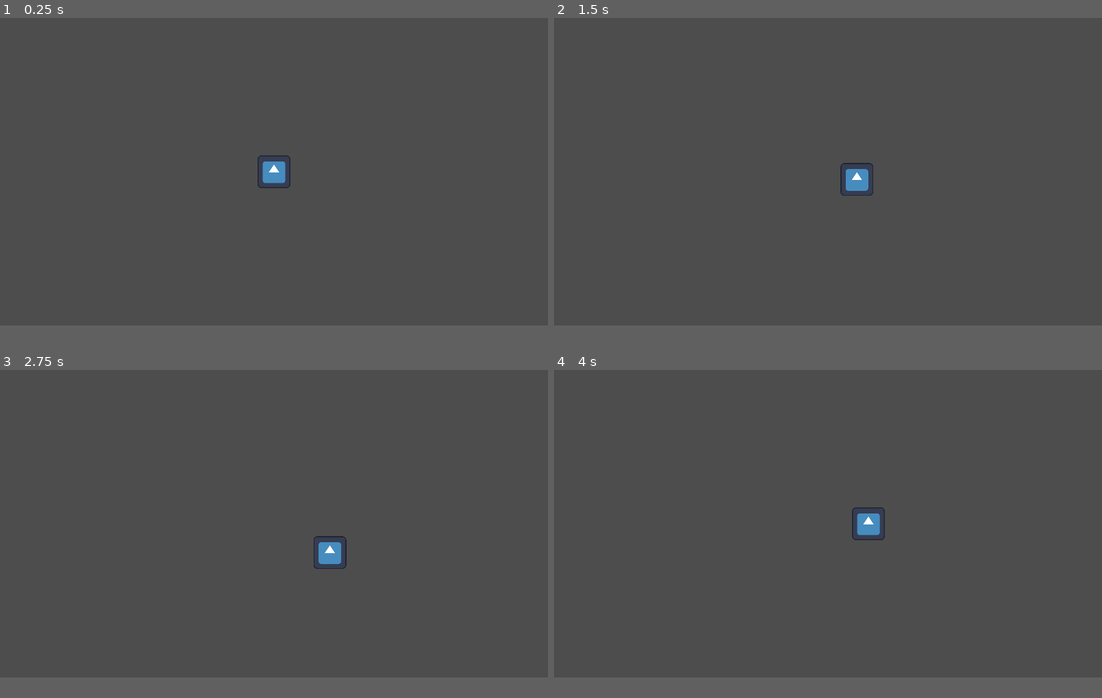
Above: before the commit, frames 1-4 (two rows, left to right).
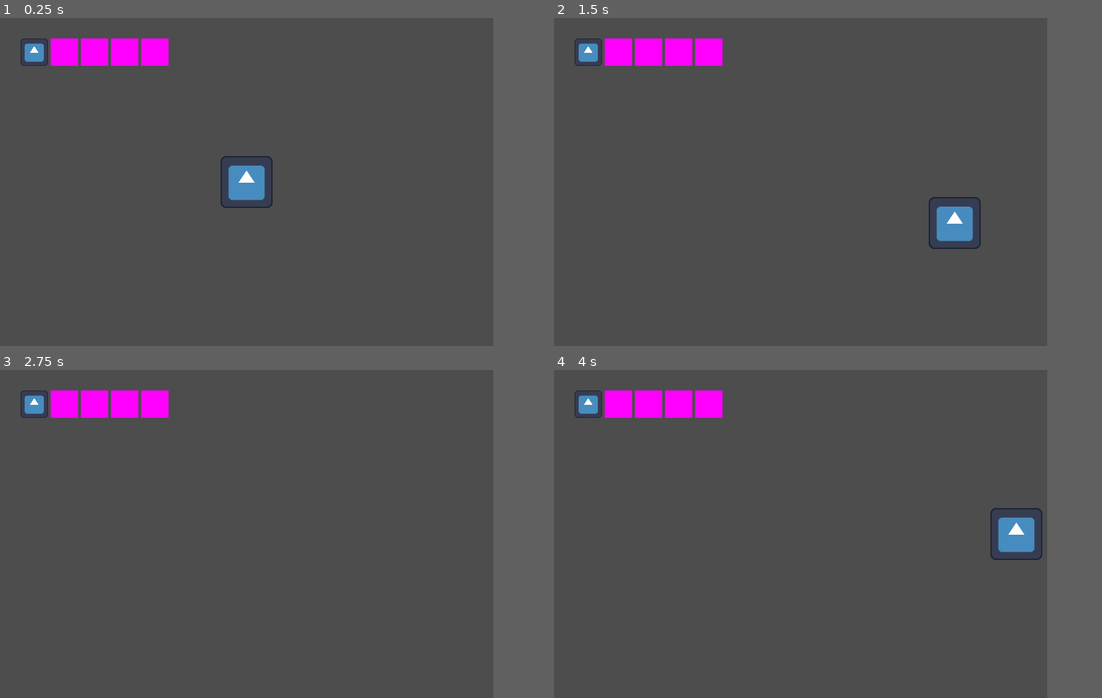
Above: after the commit, the same moments.

Repository: junyynyyn/Game-Jam-Sem-1-2024
Game: Godot game, scene res://Scenes/main.tscn
Two runs of this game, one before a commit and one after it. Both use one fixed random seed, a clock stepped at 60 frames per second and the inputs below. The engine's default icon, where the game draws it, is replaced by a stand-in: a white triangle on a blue panel in a dark square.
Inputs:
- Up to frame 1 (0.25 s): no input
- Up to frame 2 (1.5 s): tap Enter at 0.5 s; hold D (right) 0.53-1.28 s; hold S (down) from 1.28 s (still down)
- Up to frame 3 (2.75 s): release S (down) at 2.03 s; hold D (right) from 2.03 s (still down)
- Up to frame 4 (4 s): release D (right) at 2.78 s; hold W (up) 2.78-3.53 s; hold A (left) from 3.53 s (still down)
In our replay, the window is 800x450 before the commit and 720x480 after it. These sizes can differ from the game's own. Grey fills any space a smaller window leaves; there, only what the larger window draws over its background counts as a difference.

The runs differ from the first frame. In frame 1, 3.0% of the frame differs, in the area x 3-53%, y 6-58%; in frame 2, 3.1%; in frame 3, 2.2%; in frame 4, 3.1%, in the area x 3-90%, y 6-58%.

Commit message:
Made functional inventory display

Diff:
--- /dev/null
+++ b/Scenes/Items/Item.gd
@@ -0,0 +1,17 @@
+class_name Item
+extends TextureRect
+
+@export var item_name: String
+@export var sprite: String
+
+func _ready():
+	pass
+
+func use():
+	pass
+
+func delete():
+	queue_free()
+
+func get_sprite():
+	return sprite
--- /dev/null
+++ b/Scenes/Items/Item.tscn
@@ -0,0 +1,10 @@
+[gd_scene load_steps=2 format=3 uid="uid://hjo2nmwxry5y"]
+
+[ext_resource type="Script" path="res://Scenes/Items/Item.gd" id="1_tj8eu"]
+
+[node name="Item" type="Control"]
+layout_mode = 3
+anchors_preset = 0
+offset_right = 40.0
+offset_bottom = 40.0
+script = ExtResource("1_tj8eu")
--- /dev/null
+++ b/Scenes/Items/paperclip.tscn
@@ -0,0 +1,7 @@
+[gd_scene load_steps=2 format=3 uid="uid://nbfike0grov0"]
+
+[ext_resource type="PackedScene" uid="uid://hjo2nmwxry5y" path="res://Scenes/Items/Item.tscn" id="1_v32al"]
+
+[node name="ItemSprite" instance=ExtResource("1_v32al")]
+item_name = "Paperclip"
+sprite = "res://icon.svg"
--- a/Scenes/Player/player.gd
+++ b/Scenes/Player/player.gd
@@ -1,6 +1,6 @@
 extends CharacterBody2D
 
-@export var SPEED : float = 150.0
+@export var SPEED : float = 500.0
 
 # Called when the node enters the scene tree for the first time.
 func _ready():
--- /dev/null
+++ b/Scenes/UI/Inventory/Inventory.gd
@@ -0,0 +1,18 @@
+extends Control
+
+var slot_container
+
+# Called when the node enters the scene tree for the first time.
+func _ready():
+	slot_container = $Slots
+
+# Called every frame. 'delta' is the elapsed time since the previous frame.
+func _process(delta):
+	display_items()
+
+func display_items():
+	var items = InventoryGlobal.get_items()
+	var slots = slot_container.get_children()
+	for item_num in len(items):
+		slots[item_num].set_item(items[item_num])
+		slots[item_num].display_item()
--- /dev/null
+++ b/Scenes/UI/Inventory/Inventory.tscn
@@ -0,0 +1,57 @@
+[gd_scene load_steps=4 format=3 uid="uid://bwus1fhdb5876"]
+
+[ext_resource type="Script" path="res://Scenes/UI/Inventory/Inventory.gd" id="1_qikxd"]
+[ext_resource type="Script" path="res://Scenes/UI/Inventory/ItemSlot.gd" id="2_6sdhw"]
+
+[sub_resource type="PlaceholderTexture2D" id="PlaceholderTexture2D_5vii5"]
+
+[node name="Inventory" type="Control"]
+layout_mode = 3
+anchors_preset = 15
+anchor_right = 1.0
+anchor_bottom = 1.0
+grow_horizontal = 2
+grow_vertical = 2
+script = ExtResource("1_qikxd")
+
+[node name="Slots" type="HBoxContainer" parent="."]
+layout_mode = 1
+anchors_preset = -1
+anchor_left = -0.014
+anchor_top = -0.018
+anchor_right = -0.014
+anchor_bottom = -0.018
+offset_left = 40.08
+offset_top = 38.64
+offset_right = 256.08
+offset_bottom = 78.64
+
+[node name="ItemSlot" type="TextureRect" parent="Slots"]
+layout_mode = 2
+texture = SubResource("PlaceholderTexture2D_5vii5")
+expand_mode = 2
+script = ExtResource("2_6sdhw")
+
+[node name="ItemSlot2" type="TextureRect" parent="Slots"]
+layout_mode = 2
+texture = SubResource("PlaceholderTexture2D_5vii5")
+expand_mode = 2
+script = ExtResource("2_6sdhw")
+
+[node name="ItemSlot3" type="TextureRect" parent="Slots"]
+layout_mode = 2
+texture = SubResource("PlaceholderTexture2D_5vii5")
+expand_mode = 2
+script = ExtResource("2_6sdhw")
+
+[node name="ItemSlot4" type="TextureRect" parent="Slots"]
+layout_mode = 2
+texture = SubResource("PlaceholderTexture2D_5vii5")
+expand_mode = 2
+script = ExtResource("2_6sdhw")
+
+[node name="ItemSlot5" type="TextureRect" parent="Slots"]
+layout_mode = 2
+texture = SubResource("PlaceholderTexture2D_5vii5")
+expand_mode = 2
+script = ExtResource("2_6sdhw")
--- /dev/null
+++ b/Scenes/UI/Inventory/ItemSlot.gd
@@ -0,0 +1,14 @@
+extends TextureRect
+
+var item
+
+# Called when the node enters the scene tree for the first time.
+func _ready():
+	display_item()
+
+func set_item(item):
+	self.item = item
+
+func display_item():
+	if (item):
+		texture = load(item.get_sprite())
--- /dev/null
+++ b/Scenes/UI/Inventory/inventory_global.gd
@@ -0,0 +1,24 @@
+extends Node
+
+var max_capacity = 5
+var selected_slot = 0
+
+var itemList = []
+
+func _ready():
+	var oneItem = Item.new()
+	oneItem.sprite = "icon.svg"
+	add_item(oneItem)
+
+func isFull():
+	return len(itemList) >= 5
+
+func add_item(item):
+	if (not isFull()):
+		itemList.append(item)
+		return true
+	else:
+		return false
+
+func get_items():
+	return itemList
--- a/Scenes/main.tscn
+++ b/Scenes/main.tscn
@@ -1,6 +1,7 @@
-[gd_scene load_steps=2 format=3 uid="uid://dhxlbsqpptays"]
+[gd_scene load_steps=3 format=3 uid="uid://dhxlbsqpptays"]
 
 [ext_resource type="PackedScene" uid="uid://crgbhexf70b1f" path="res://Scenes/Player/player.tscn" id="1_51ryb"]
+[ext_resource type="PackedScene" uid="uid://bwus1fhdb5876" path="res://Scenes/UI/Inventory/Inventory.tscn" id="2_xm0rl"]
 
 [node name="Main" type="Node2D"]
 
@@ -11,3 +12,7 @@
 
 [node name="Camera2D" type="Camera2D" parent="."]
 zoom = Vector2(0.6, 0.6)
+
+[node name="UI" type="CanvasLayer" parent="."]
+
+[node name="Inventory" parent="UI" instance=ExtResource("2_xm0rl")]
--- a/project.godot
+++ b/project.godot
@@ -15,14 +15,23 @@
 config/features=PackedStringArray("4.2", "Forward Plus")
 config/icon="res://icon.svg"
 
+[autoload]
+
+InventoryGlobal="*res://Scenes/UI/Inventory/inventory_global.gd"
+
 [display]
 
-window/size/viewport_width=1280
-window/size/viewport_height=720
+window/size/viewport_width=720
+window/size/viewport_height=480
 window/stretch/mode="canvas_items"
 
 [input]
 
+interact={
+"deadzone": 0.5,
+"events": [Object(InputEventKey,"resource_local_to_scene":false,"resource_name":"","device":-1,"window_id":0,"alt_pressed":false,"shift_pressed":false,"ctrl_pressed":false,"meta_pressed":false,"pressed":false,"keycode":0,"physical_keycode":69,"key_label":0,"unicode":101,"echo":false,"script":null)
+]
+}
 up={
 "deadzone": 0.5,
 "events": [Object(InputEventKey,"resource_local_to_scene":false,"resource_name":"","device":-1,"window_id":0,"alt_pressed":false,"shift_pressed":false,"ctrl_pressed":false,"meta_pressed":false,"pressed":false,"keycode":0,"physical_keycode":87,"key_label":0,"unicode":119,"echo":false,"script":null)
@@ -43,3 +52,8 @@
 "events": [Object(InputEventKey,"resource_local_to_scene":false,"resource_name":"","device":-1,"window_id":0,"alt_pressed":false,"shift_pressed":false,"ctrl_pressed":false,"meta_pressed":false,"pressed":false,"keycode":0,"physical_keycode":68,"key_label":0,"unicode":100,"echo":false,"script":null)
 ]
 }
+use={
+"deadzone": 0.5,
+"events": [Object(InputEventMouseButton,"resource_local_to_scene":false,"resource_name":"","device":-1,"window_id":0,"alt_pressed":false,"shift_pressed":false,"ctrl_pressed":false,"meta_pressed":false,"button_mask":1,"position":Vector2(50, 9),"global_position":Vector2(54, 50),"factor":1.0,"button_index":1,"canceled":false,"pressed":true,"double_click":false,"script":null)
+]
+}
Not shown, added: Scenes/UI/Inventory/Inv5A9D.tmp
Not shown, added: Scenes/UI/Inventory/InvF2E.tmp
